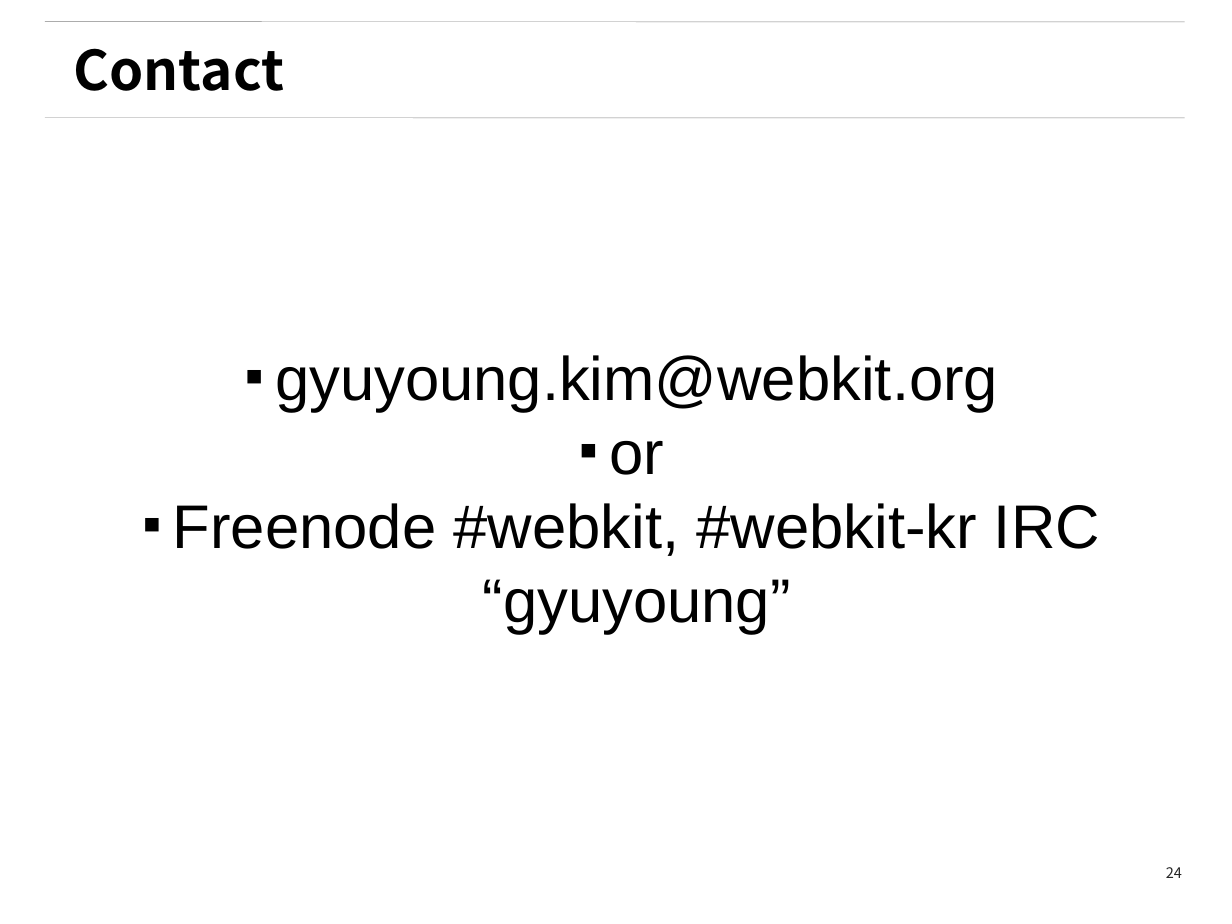
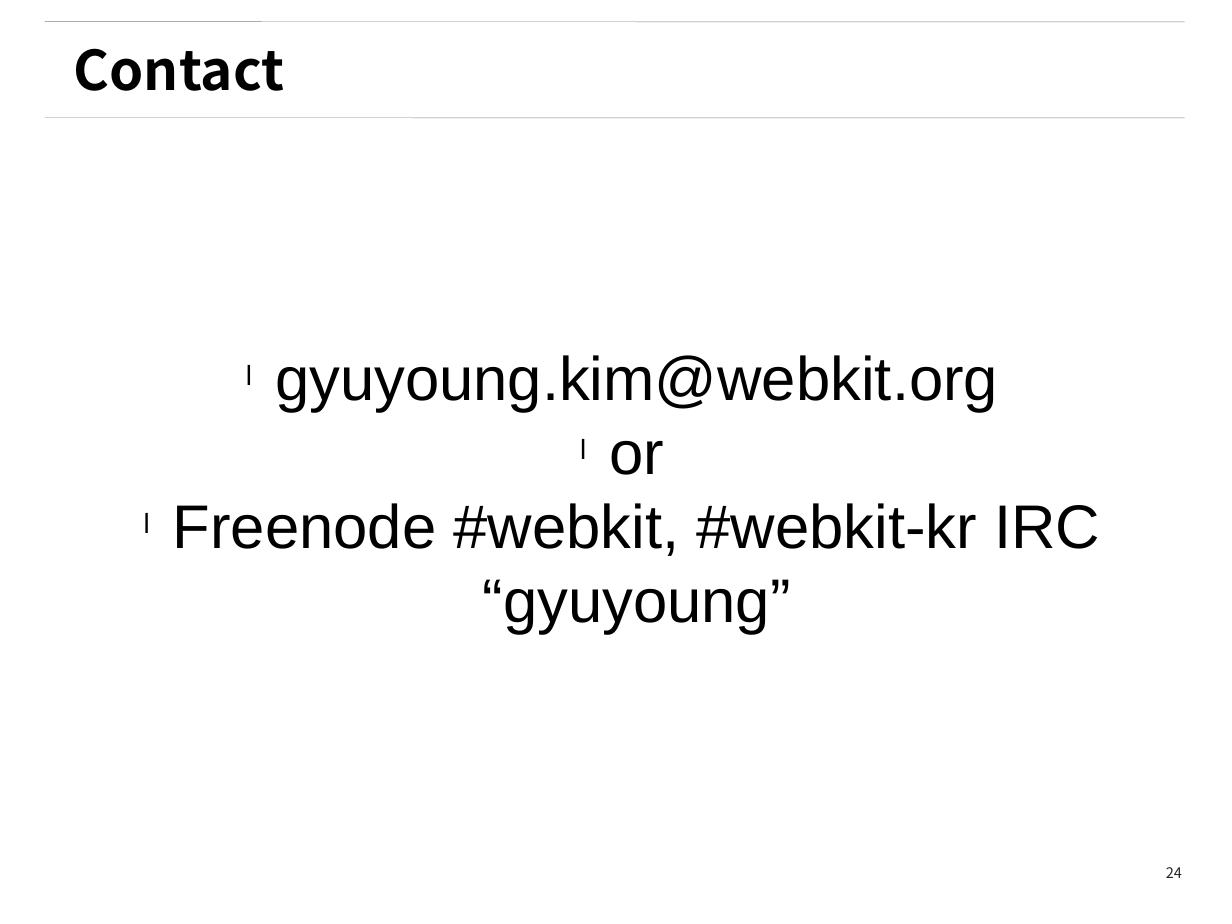
Before and after one commit to Gyuyoung/document, a slide deck: slide 24 of WebKitChromiumContributionProcess.pptx. Drawn at 1232x924 pixels with LibreOffice and Linux fonts; fonts in the diff are those of the drawing; background and template pictures are left out. Boxes give left, top, right and bottom in pixels: in the first picture for what was removed or moved away, otherwise in the second. Text is boxed around its words. In the diff, an @@ line names an element or a change of style, - is before the commit and + after.

```diff
--- a/WebKitChromiumContributionProcess.pptx
+++ b/WebKitChromiumContributionProcess.pptx
@@ text "gyuyoung.kim@webkit.org" at (173,355,1100,634): bullet ■ to l @@
```
Also in this commit, not shown: 1 other slide changed.
